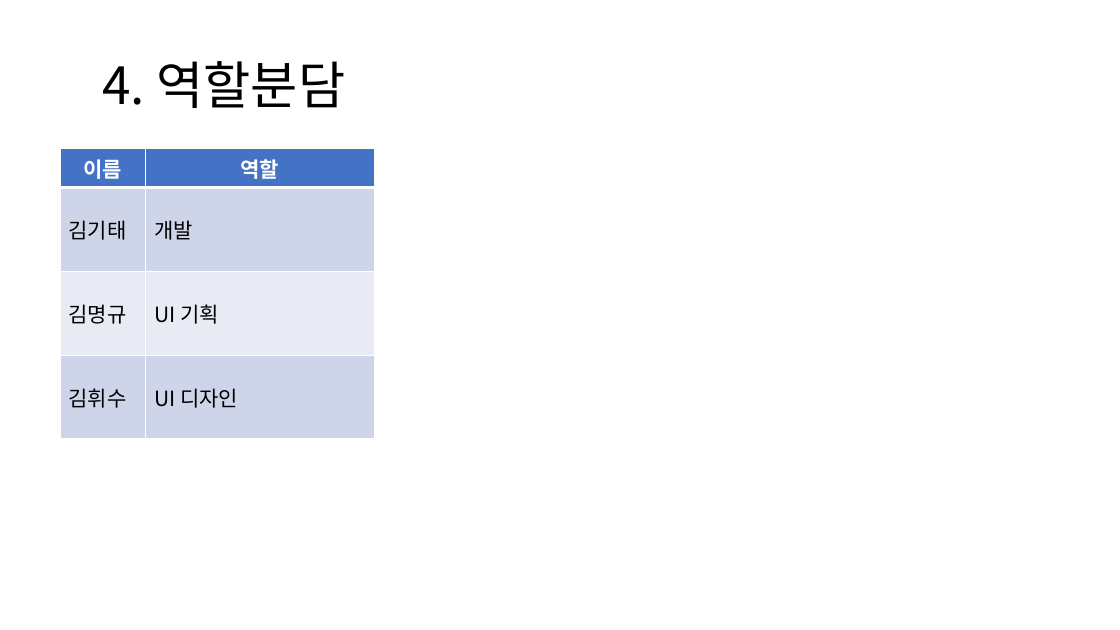
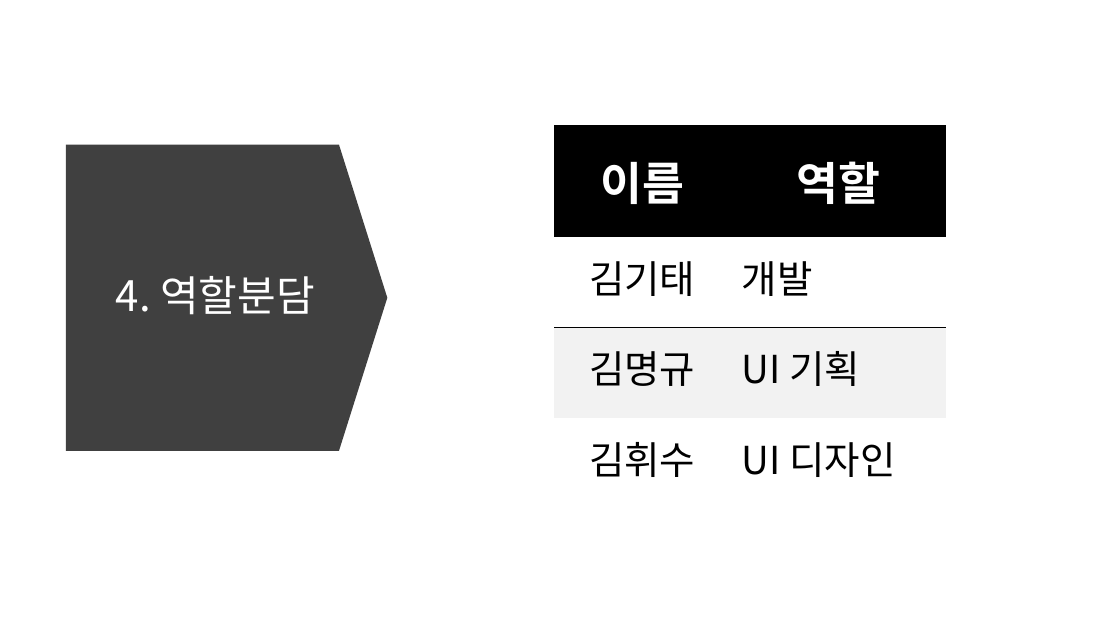
Before and after one commit to KimHwiSu/Interface, a slide deck: slide 5 of 게임인터페이스설계.pptx. Drawn at 1120x630 pixels with LibreOffice and Linux fonts; fonts in the diff are those of the drawing. Boxes give left, top, right and bottom in pixels: in the first picture for what was removed or moved away, otherwise in the second. Text is boxed around its words. In the diff, an @@ line names an element or a change of style, - is before the commit and + after.

```diff
--- a/게임인터페이스설계.pptx
+++ b/게임인터페이스설계.pptx
@@ down arrow added at [66, 145, 388, 451], fill #404040 @@
@@ table at [555, 125, 947, 505] @@
@@ fill #4472C4 to #000000 in row 1 @@
@@ fill #CFD5EA to none in 4 cells @@
@@ fill #E9EBF5 to #F2F2F2 in row 3 @@
@@ size 18 to 39 pt in "이름", "역할" @@
@@ size 18 to 33 pt in "김기태", "개발", "김명규", "UI 기획" and 2 more places @@
@@ alignment left to centre @@
@@ borders changed @@
@@ table: place and size @@
-table at [60, 149, 375, 434]
+table at [555, 125, 947, 505]
@@ title "4. 역할분담": place and size @@
-title "4. 역할분담" at [102, 61, 345, 108]
+title "4. 역할분담" at [116, 276, 315, 315]
@@ title "4. 역할분담" at [116, 276, 315, 315]: size 44 to 36 pt, text colour #000000 to #FFFFFF; alignment left to centre @@
```
Also in this commit, not shown: 5 other slides changed, 8 other files.
